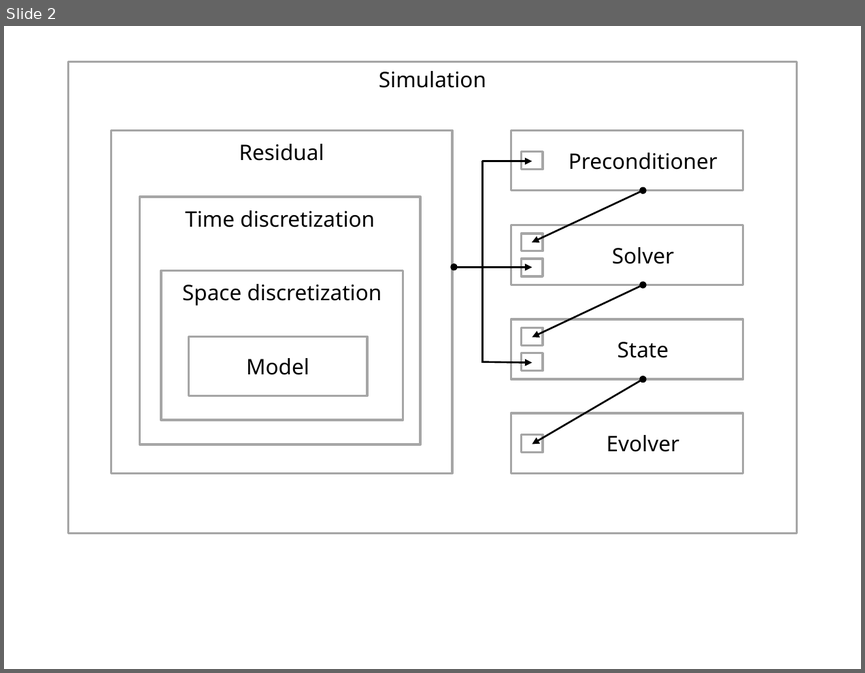
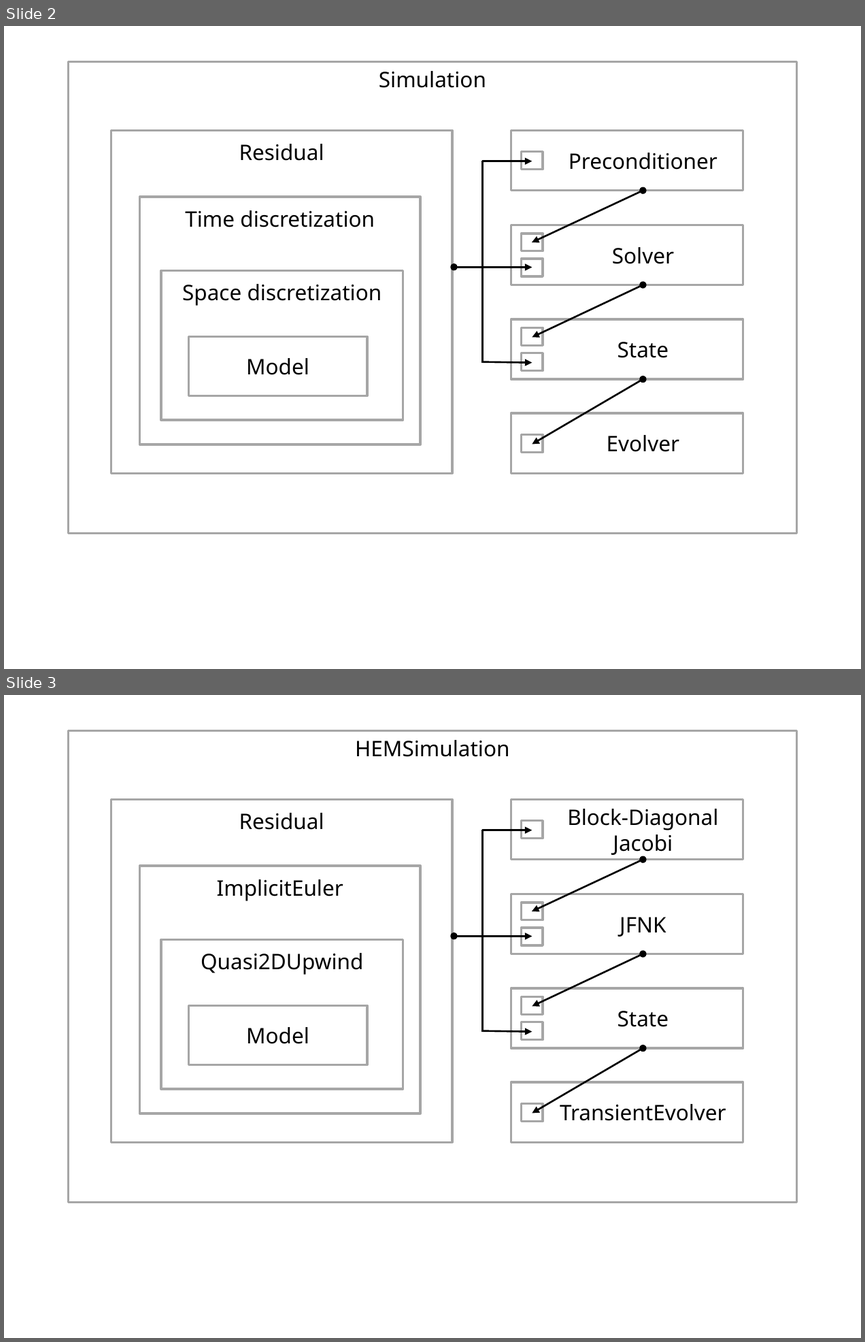
Before and after one commit to troyhaskin/Dissertation, a slide deck: GraphicsGenerators/IntrepidTwilight.pptx. Shown one above the other, each under a label of ours: slide 2 before the commit, slides 2 and 3 after it. The pictures are 865x673 and 865x1342 pixels, drawn with LibreOffice and Linux fonts; fonts in the diff are those of the drawing. Boxes give left, top, right and bottom in pixels: in the first picture for what was removed or moved away, otherwise in the second. Text is boxed around its words. In the diff, an @@ line names an element or a change of style, - is before the commit and + after.

```diff
--- a/GraphicsGenerators/IntrepidTwilight.pptx
+++ b/GraphicsGenerators/IntrepidTwilight.pptx
@@ slide 3 added at (x1=4, y1=695, x2=861, y2=1338), background #FFFFFF @@
@@ rectangle added at (x1=68, y1=731, x2=797, y2=1202), outline #A6A6A6 2 pt, 18 pt, text #000000 @@
+HEMSimulation
@@ rectangle added at (x1=111, y1=800, x2=452, y2=1142), outline #A6A6A6 2 pt, 18 pt, text #000000 @@
+Residual
@@ rectangle added at (x1=511, y1=800, x2=743, y2=860), outline #A6A6A6 2 pt @@
@@ text added at (x1=567, y1=809, x2=718, y2=856), 18 pt, text #000000 @@
+Block-Diagonal Jacobi
@@ line added from (482, 830) to (482, 1032), #000000 1.5 pt @@
@@ arrow added from (482, 830) to (532, 830), #000000 1.5 pt @@
@@ rectangle added at (x1=521, y1=821, x2=543, y2=839), outline #A6A6A6 2 pt @@
@@ rectangle added at (x1=139, y1=866, x2=420, y2=1113), outline #A6A6A6 2 pt, 18 pt, text #000000 @@
+ImplicitEuler
@@ double arrow added from (643, 860) to (532, 911), #000000 1.5 pt @@
@@ group added at (x1=511, y1=894, x2=743, y2=954): 3 rectangles, 2 ellipses, 1 text @@
+JFNK
@@ rectangle added at (x1=161, y1=939, x2=402, y2=1089), outline #A6A6A6 2 pt, 18 pt, text #000000 @@
+Quasi2DUpwind
@@ arrow added from (482, 936) to (454, 936), #000000 1.5 pt @@
@@ arrow added from (482, 936) to (532, 936), #000000 1.5 pt @@
@@ double arrow added from (643, 954) to (532, 1006), #000000 1.5 pt @@
@@ rectangle added at (x1=188, y1=1005, x2=366, y2=1064), outline #A6A6A6 2 pt, 18 pt, text #000000 @@
+Model
@@ group added at (x1=511, y1=988, x2=743, y2=1048): 3 rectangles, 1 text @@
+State
@@ arrow added from (482, 1031) to (532, 1032), #000000 1.5 pt @@
@@ double arrow added from (643, 1048) to (532, 1113), #000000 1.5 pt @@
@@ rectangle added at (x1=511, y1=1083, x2=743, y2=1142), outline #A6A6A6 2 pt @@
@@ rectangle added at (x1=521, y1=1104, x2=543, y2=1121), outline #A6A6A6 2 pt @@
@@ text added at (x1=560, y1=1104, x2=726, y2=1121), 18 pt, text #000000 @@
+TransientEvolver
```
Also in this commit, not shown: 29 other files.
